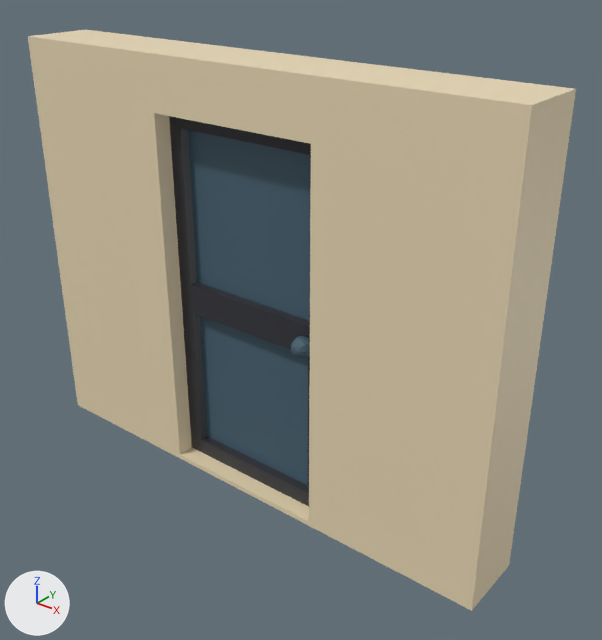
Renders of the FBX model Assets/Maya Files/Stage04/Modules/Wall_Door02.fbx from each side of a commit.
One viewpoint serves both versions: a 50 mm lens placed at (9.24, -3.06, 3.01), pointed at (6.72, 0.09, 1.06). The axes (+X, +Y, +Z) are drawn at lower left. The lights are the same throughout. Where no turn or scale is listed for an object, it has been applied to the vertices.

The first picture shows 'Door', 'Wall'.
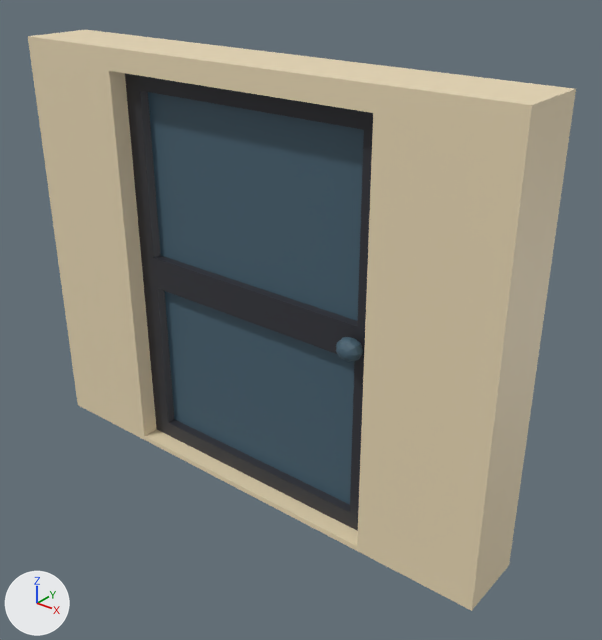
The change, as a list of edits to the scene's bpy script:
```text
Change me_mesh:
    where me_mesh.from_pydata(...)  # 16 vertices, 16 faces; spans x 0.0..3.0, y -0.2..0.2, z 0.0..2.4
    used by ob_wall; location = (5.0, 0.0, 0.0)
    me_mesh part 3
    me_mesh.vertices[8].co: (1.0, -0.2, 0.03) -> (0.68, -0.2, 0.03)  # pixel (180, 454) -> pixel (144, 436)
    me_mesh.vertices[9].co: (2.0, -0.2, 0.03) -> (2.33, -0.2, 0.03)  # pixel (308, 521) -> pixel (357, 546)
    me_mesh.vertices[10].co: (2.0, -0.2, 2.11) -> (2.33, -0.2, 2.28)  # pixel (310, 143) -> pixel (373, 113)
    me_mesh.vertices[11].co: (1.0, -0.2, 2.11) -> (0.68, -0.2, 2.28)  # pixel (154, 113) -> pixel (109, 70)
    me_mesh.vertices[12].co: (1.0, 0.2, 2.11) -> (0.68, 0.2, 2.28)
    me_mesh.vertices[13].co: (2.0, 0.2, 2.11) -> (2.33, 0.2, 2.28)
    me_mesh.vertices[14].co: (2.0, 0.2, 0.03) -> (2.33, 0.2, 0.03)
    me_mesh.vertices[15].co: (1.0, 0.2, 0.03) -> (0.68, 0.2, 0.03)
Change me_mesh_001:
    used by ob_door; location = (6.0, 0.0, 0.0)
    remove me_mesh_001.from_pydata(...)  # 192 vertices, 204 faces; spans x 0.0..1.0, y -0.21..0.21, z 0.03..2.11
    add me_mesh_001.from_pydata(...)  # 192 vertices, 204 faces; spans x 0.0..1.64, y -0.21..0.21, z 0.03..2.27
    me_mesh_001 part 1: the loose piece of 74 vertices spanning x 0.87..0.98, y -0.21..-0.08, z 1.0..1.12 is scaled about its middle by (1.26, 1, 1.08), then moved by (0.61, 0.0, 0.08)
    me_mesh_001 part 2: 42 of 192 vertices moved; they spanned x 0.0..1.0, y -0.1..0.1, z 0.03..2.11 and now span x 0.0..1.64, y -0.1..0.1, z 0.03..2.27; mean shift (0.33, 0.0, 0.09); largest move (1.0, -0.1, 2.11) -> (1.64, -0.1, 2.27)
Change ob_door:
    ob_door.location: (6.0, 0.0, 0.0) -> (5.681, 0.0, 0.0)
```

Boxes (x1, y1, x2, y2) around the edits, measured in the pictures (602 x 640 px; the box of a moved part takes in the faces that stretch with it):
'Door', reshaped, moved
    before: (169, 116, 311, 506)
    after: (125, 73, 373, 531)
part 1 of me_mesh_001, moved or reshaped
    before: (291, 336, 310, 358)
    after: (336, 337, 363, 362)
part 2 of me_mesh_001, moved or reshaped
    before: (169, 116, 311, 506)
    after: (125, 73, 373, 531)
part 3 of me_mesh, moved or reshaped
    both: (106, 68, 376, 547)
